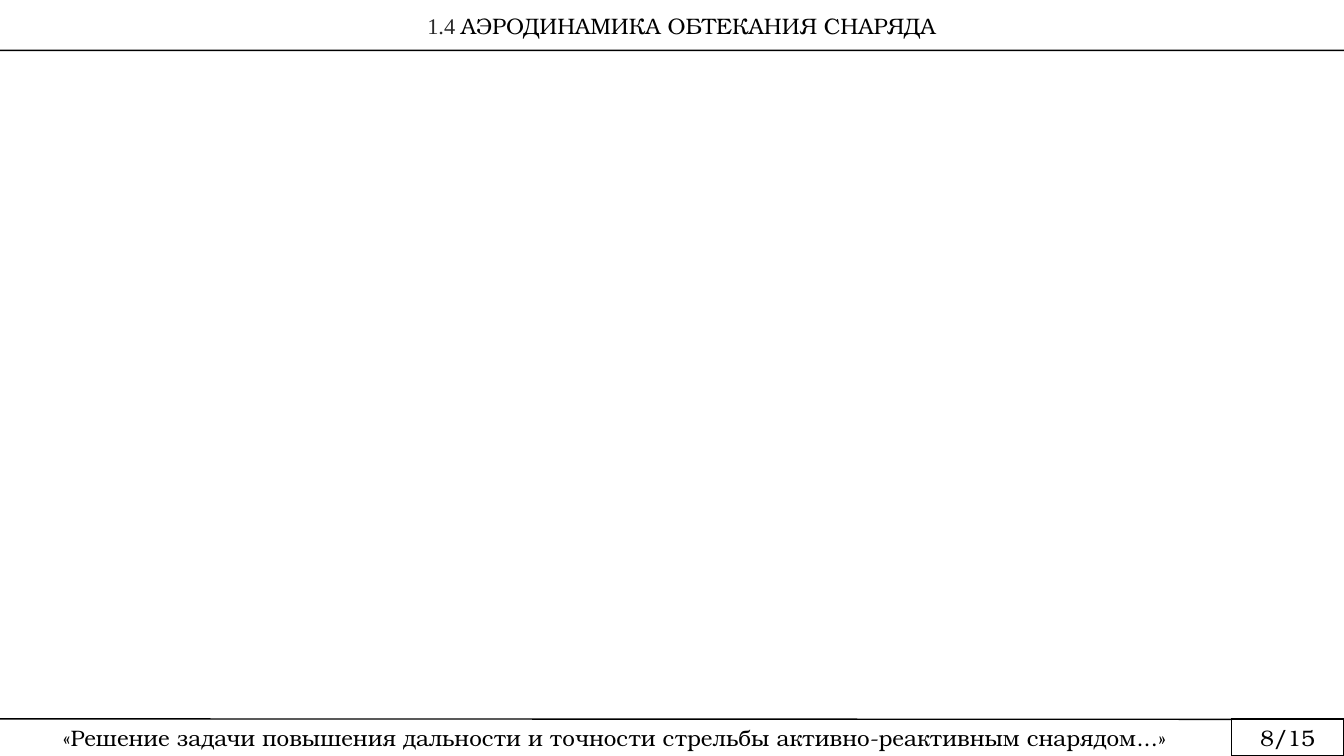
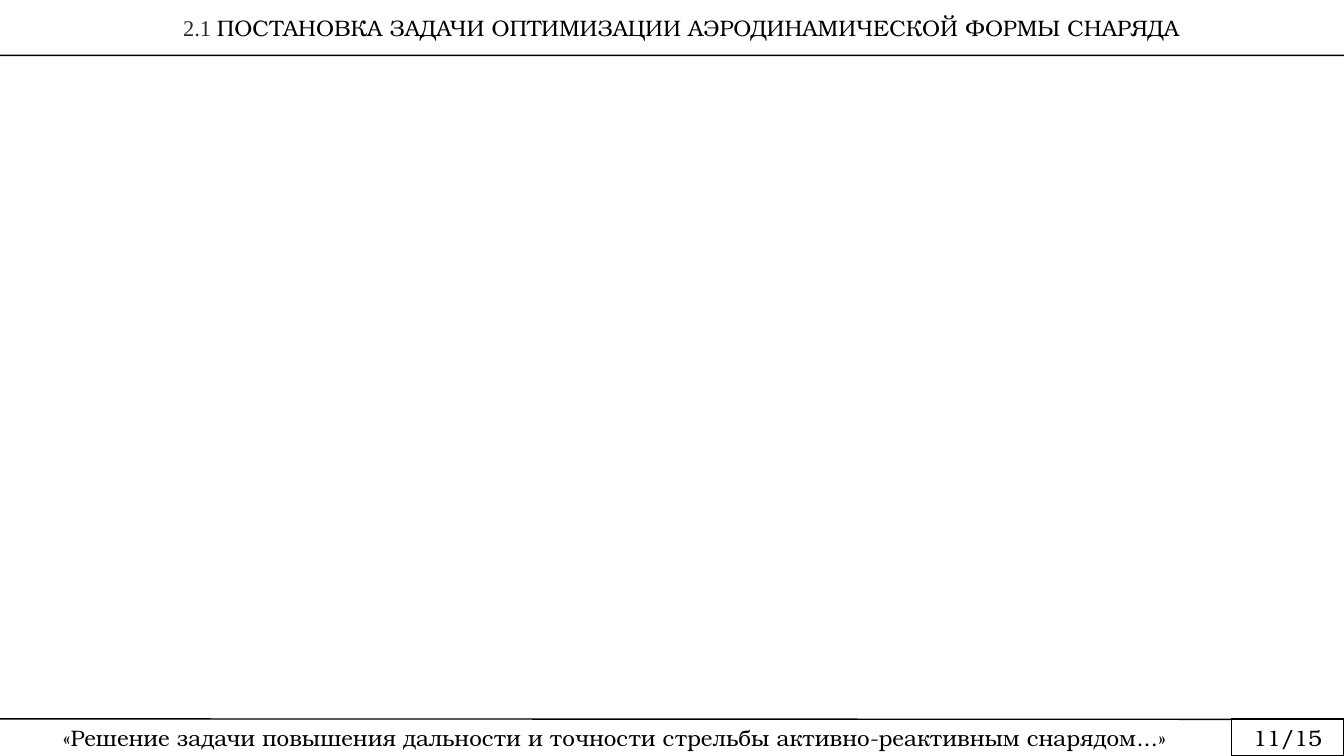
Before and after one commit to rustam-mansurov/cats, a slide deck: slide 15 of Аспирантура/План диссертации.pptx (slide 10 before the commit). Drawn at 1344x756 pixels with LibreOffice and Linux fonts; fonts in the diff are those of the drawing. Boxes give left, top, right and bottom in pixels: in the first picture for what was removed or moved away, otherwise in the second. Text is boxed around its words. In the diff, an @@ line names an element or a change of style, - is before the commit and + after.

```diff
--- a/Аспирантура/План диссертации.pptx
+++ b/Аспирантура/План диссертации.pptx
@@ rectangle "2.1 ПОСТАНОВКА ЗАДАЧИ ОПТИМИЗАЦИИ АЭРОДИНАМИЧЕСКОЙ ...": place and size @@
-rectangle "2.1 ПОСТАНОВКА ЗАДАЧИ ОПТИМИЗАЦИИ АЭРОДИНАМИЧЕСКОЙ ..." at (427,18,936,39)
+rectangle "2.1 ПОСТАНОВКА ЗАДАЧИ ОПТИМИЗАЦИИ АЭРОДИНАМИЧЕСКОЙ ..." at (0,3,1344,52)
@@ text in rectangle at (183,16,1179,41): text changed @@
-1.4 АЭРОДИНАМИКА ОБТЕКАНИЯ СНАРЯДА
+2.1 ПОСТАНОВКА ЗАДАЧИ ОПТИМИЗАЦИИ АЭРОДИНАМИЧЕСКОЙ ФОРМЫ СНАРЯДА
@@ line moved from (0, 51) - (1344, 51) to (0, 55) - (1344, 55) @@
@@ text at (1253,730,1322,749): text changed @@
-8/15
+11/15
```
Also in this commit, not shown: 13 other slides changed, 7 slides added, 6 other files.
